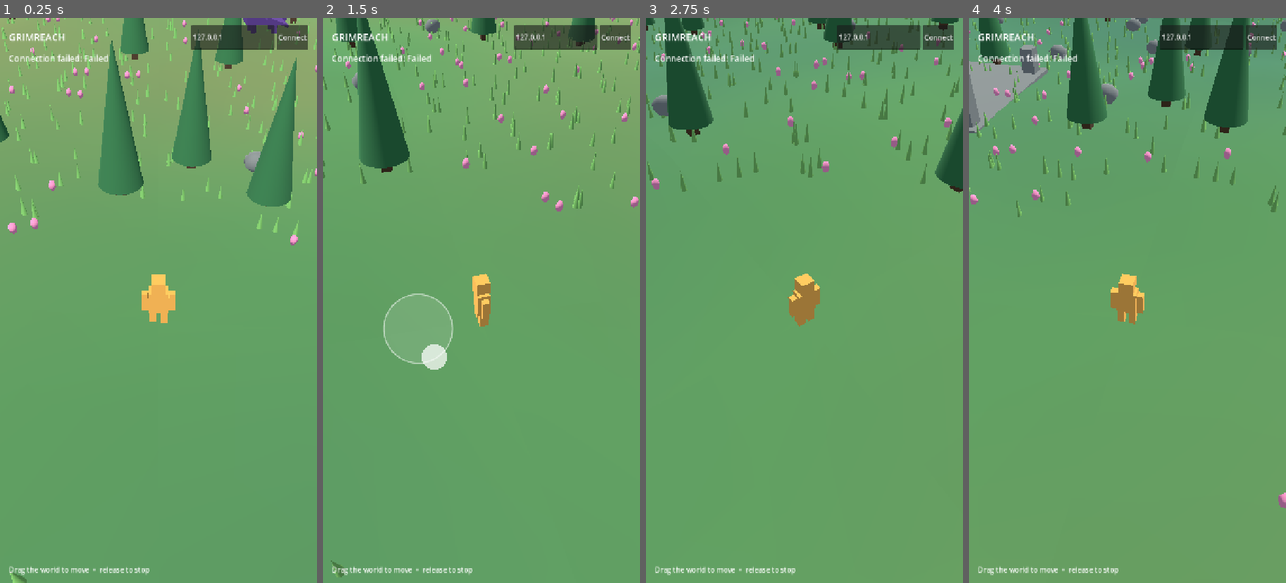
Above: before the commit, frames 1-4 (left to right).
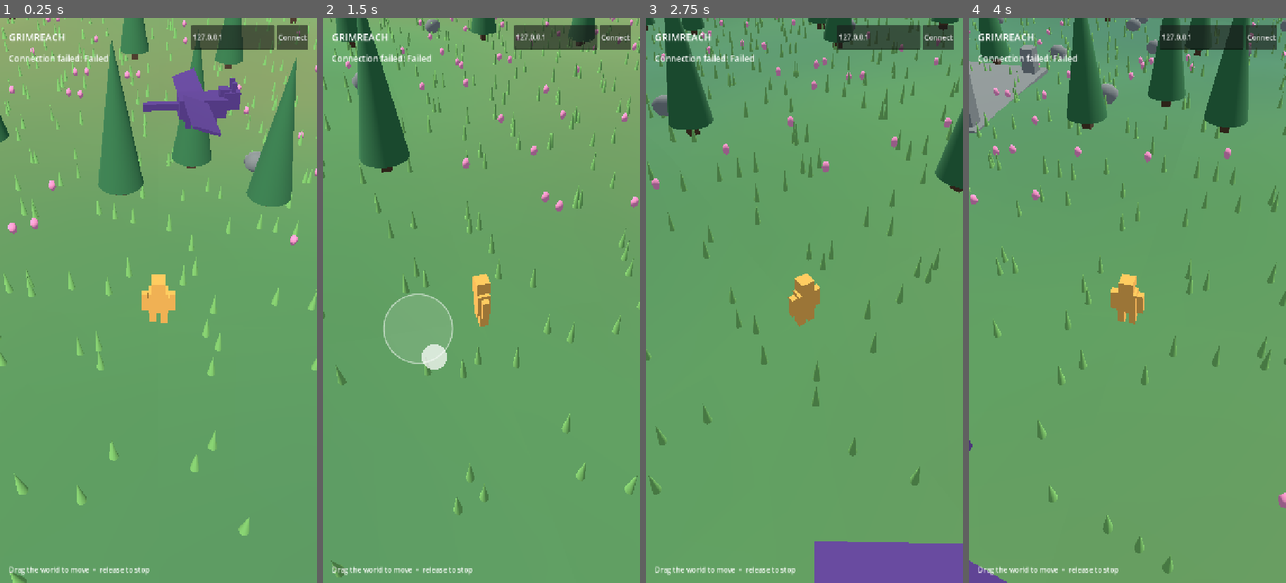
Above: after the commit, the same moments.

Repository: mozrin/grimreach
Game: Godot game, scene res://main.tscn
The game is run twice, just before and just after one commit, with the same random seed, the same clock (stepped at 60 frames per second) and the same inputs.
Inputs (mouse positions are in pixels of both pictures, inside the frame that each line leads up to):
- Up to frame 1 (0.25 s): no input
- Up to frame 2 (1.5 s): move the mouse to (551, 272) at 0.52 s; hold D 0.53-1.25 s; hold Q 0.53-1.25 s; click (551, 272) at 0.67 s; drag from (418, 328) to (465, 413) at 1.27 s
- Up to frame 3 (2.75 s): move the mouse to (836, 176) at 2.02 s; hold D from 2.03 s (still down); hold Q from 2.03 s (still down)
- Up to frame 4 (4 s): release D at 2.75 s; release Q at 2.75 s; drag from (1111, 413) to (1032, 215) at 2.77 s; move the mouse to (1222, 385) at 3.52 s; hold A from 3.53 s (still down); hold Q from 3.53 s (still down)

The runs differ from the first frame. In frame 1, 3.0% of the frame differs, in the area x 0-100%, y 0-92%; in frame 2, 0.8%; in frame 3, 4.4%, in the area x 0-100%, y 27-100%; in frame 4, 1.3%.

Commit message:
feat(world): frame dragon and ground detail at spawn
Place the first dragon within the starting camera view and keep light grass cover around the safe spawn area.

Diff:
--- a/client/world/terrain.gd
+++ b/client/world/terrain.gd
@@ -114,8 +114,6 @@
 			var grid_z := key.y * 12 + cell_z
 			var x := grid_x * 4.0 + 2.0
 			var z := grid_z * 4.0 + 2.0
-			if Vector2(x, z).length() < 7.0:
-				continue
 			var place := Vector3(x, height_at(x, z), z)
 			var tree_limit := 7 + _hash(floori(float(grid_x) / 24.0), floori(float(grid_z) / 24.0), 7) % 9
 			var choice := _hash(grid_x, grid_z, 11) % 100
@@ -125,6 +123,8 @@
 				var tuft_x := x + shift_x
 				var tuft_z := z + shift_z
 				grass.append(Transform3D(Basis().scaled(Vector3(0.35, 0.65, 0.35)), Vector3(tuft_x, height_at(tuft_x, tuft_z) + 0.32, tuft_z)))
+			if Vector2(x, z).length() < 7.0:
+				continue
 			if choice < tree_limit:
 				trunks.append(Transform3D(Basis().scaled(Vector3(0.55, 3.0, 0.55)), place + Vector3(0, 1.5, 0)))
 				leaves.append(Transform3D(Basis().scaled(Vector3(2.4, 3.4, 2.4)), place + Vector3(0, 4.1, 0)))
@@ -212,11 +212,11 @@
 
 
 func _add_dragon(root: Node3D, key: Vector2i) -> void:
-	var x := key.x * CHUNK_SIZE + (6.0 if key == Vector2i(0, -1) else 14.0)
-	var z := key.y * CHUNK_SIZE + 30.0
+	var x := key.x * CHUNK_SIZE + (2.0 if key == Vector2i(0, -1) else 14.0)
+	var z := key.y * CHUNK_SIZE + (38.0 if key == Vector2i(0, -1) else 30.0)
 	var dragon := Node3D.new()
 	dragon.name = "dragon"
-	dragon.position = Vector3(x, height_at(x, z) + 7.0, z)
+	dragon.position = Vector3(x, height_at(x, z) + 5.0, z)
 	dragon.set_meta("flight_height", dragon.position.y)
 	root.add_child(dragon)
 	_add_dragon_part(dragon, "body", Vector3(2.2, 0.8, 1.2), Vector3.ZERO)
